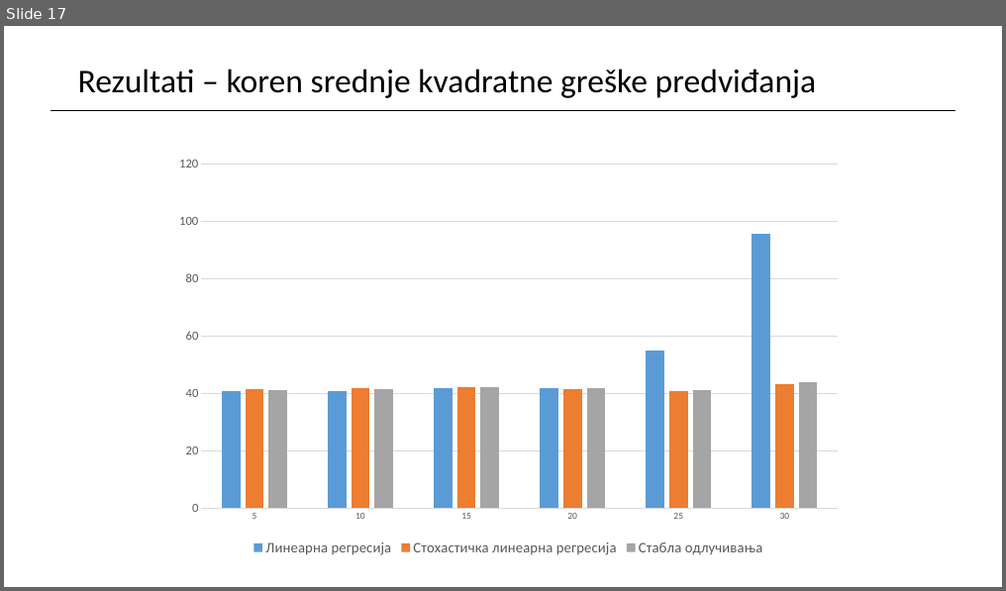
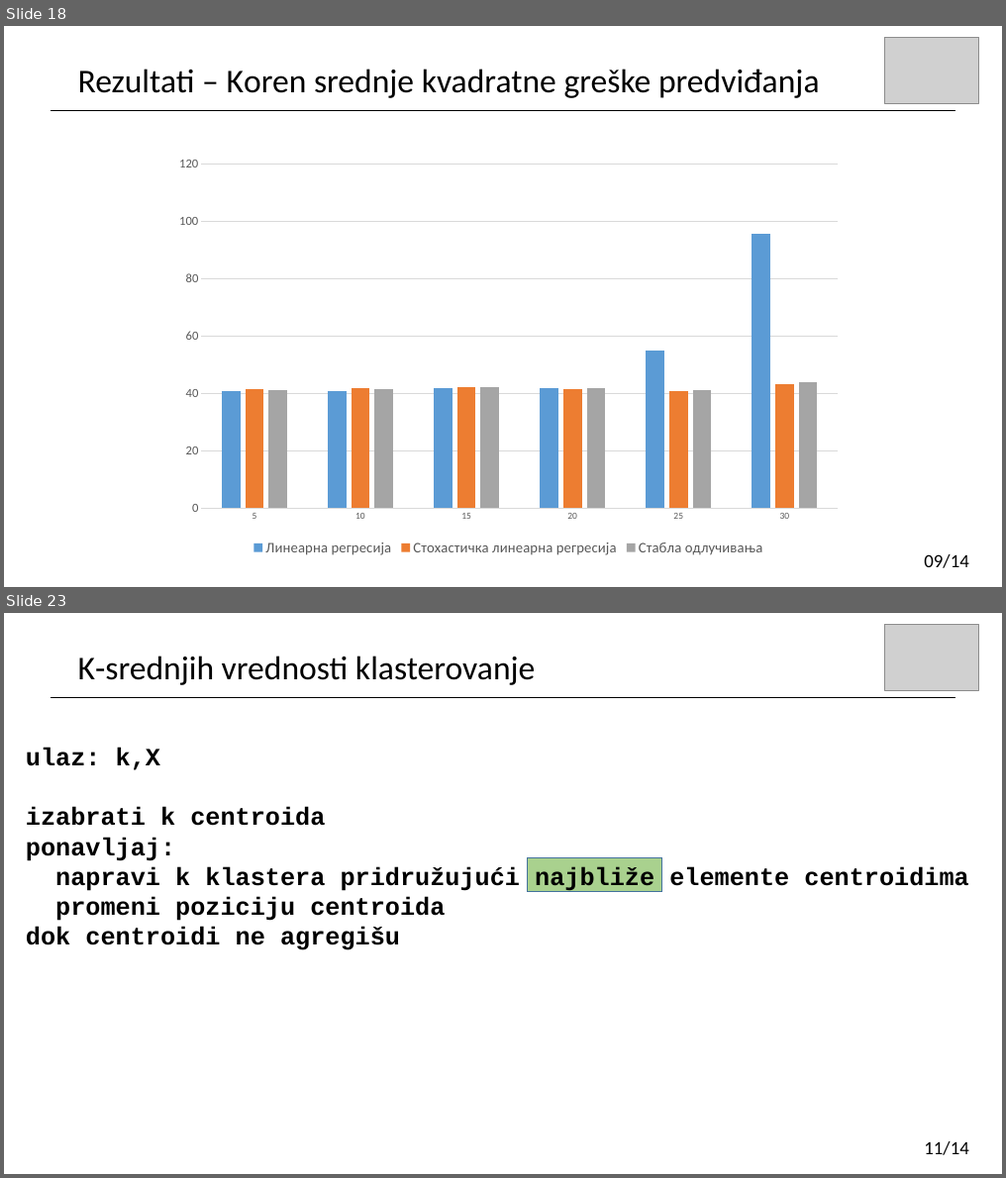
Before and after one commit to stuparm/data-imputation, a slide deck: prezentacija.pptx. Shown one above the other, each under a label of ours: slide 17 before the commit, slides 18 and 23 after it; the slides between them are not shown. The pictures are 1006x591 and 1006x1178 pixels, drawn with LibreOffice and Linux fonts; fonts in the diff are those of the drawing; grey boxes stand for pictures. Boxes give left, top, right and bottom in pixels: in the first picture for what was removed or moved away, otherwise in the second. Text is boxed around its words. In the diff, an @@ line names an element or a change of style, - is before the commit and + after.

```diff
--- a/prezentacija.pptx
+++ b/prezentacija.pptx
@@ slide 23 added at (4, 613, 1002, 1174), background #FFFFFF @@
@@ picture added at (885, 624, 979, 690) @@
@@ text added at (78, 656, 535, 685), 32 pt, text #000000 @@
+K-srednjih vrednosti klasterovanje
@@ line added from (51, 697) to (956, 697), #000000 0.5 pt @@
@@ text added at (26, 747, 968, 951), 24 pt, text #000000, bold @@
+ulaz: k,X
+izabrati k centroida
+ponavljaj:
+napravi k klastera pridružujući najbliže elemente centroidima
+promeni poziciju centroida
+dok centroidi ne agregišu
@@ rectangle added at (528, 859, 662, 892), fill #A9D18E, outline #43739E 1 pt @@
@@ text added at (924, 1142, 969, 1156), 18 pt, text #000000 @@
+11/14
@@ what was slide 17 is now slide 18 @@
@@ slide 18 changed as well @@
@@ picture added at (885, 37, 979, 103) @@
@@ text at (78, 69, 820, 98): text changed @@
-Rezultati – koren srednje kvadratne greške predviđanja
+Rezultati – Koren srednje kvadratne greške predviđanja
@@ text added at (924, 555, 969, 569), 18 pt, text #000000 @@
+09/14
```
Also in this commit, not shown: 15 other slides changed, 14 other slides added, 2 slides removed, 10 other files.
